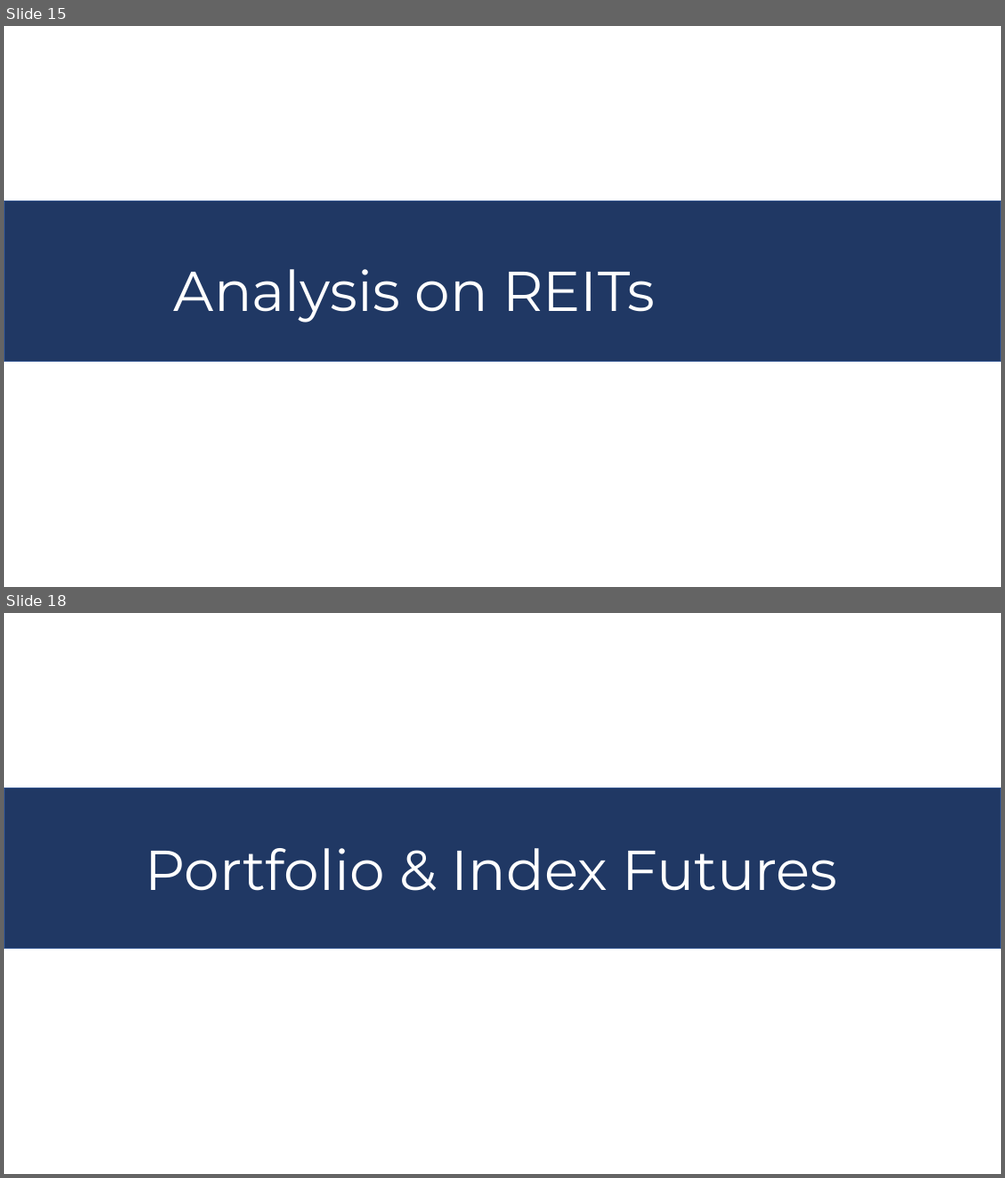
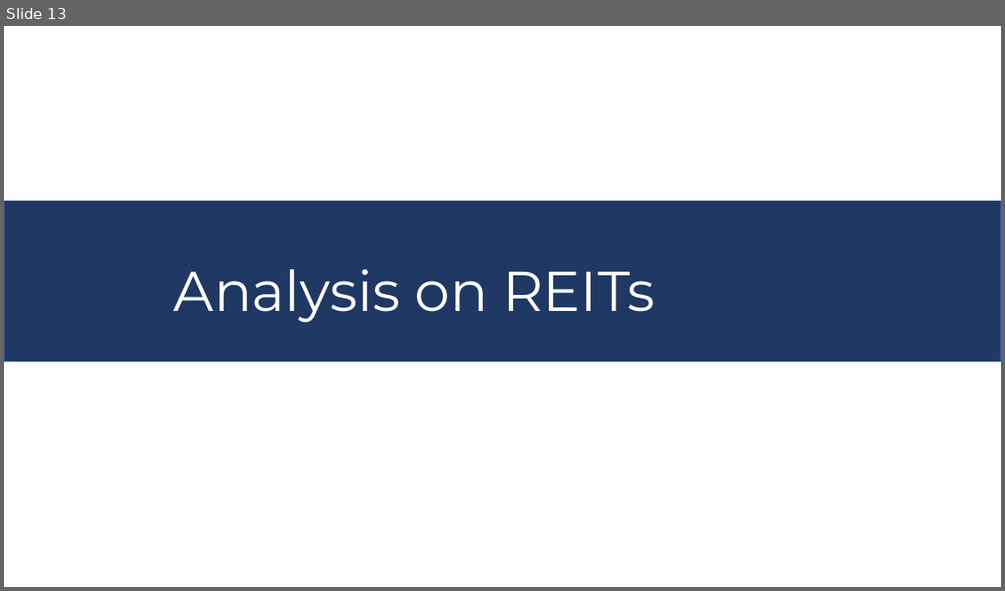
Before and after one commit to Wuvist/sgx3000, a slide deck: Group 2 Presentation.pptx. Shown one above the other, each under a label of ours: slides 15 and 18 before the commit, slide 13 after it; the slides between them are not shown. The pictures are 1005x1178 and 1005x591 pixels, drawn with LibreOffice and Linux fonts; fonts in the diff are those of the drawing. Boxes give left, top, right and bottom in pixels: in the first picture for what was removed or moved away, otherwise in the second. Text is boxed around its words. In the diff, an @@ line names an element or a change of style, - is before the commit and + after.

```diff
--- a/Group 2 Presentation.pptx
+++ b/Group 2 Presentation.pptx
@@ slide 18 removed at <box>4,613,1001,1174</box>, background #CAEACE @@
@@ rectangle removed at <box>4,788,1001,949</box> @@
@@ text removed at <box>145,848,837,891</box> @@
-Portfolio & Index Futures
@@ what was slide 15 is now slide 13 @@
```
Also in this commit, not shown: 2 slides changed, 18 slides added, 14 other slides removed.
